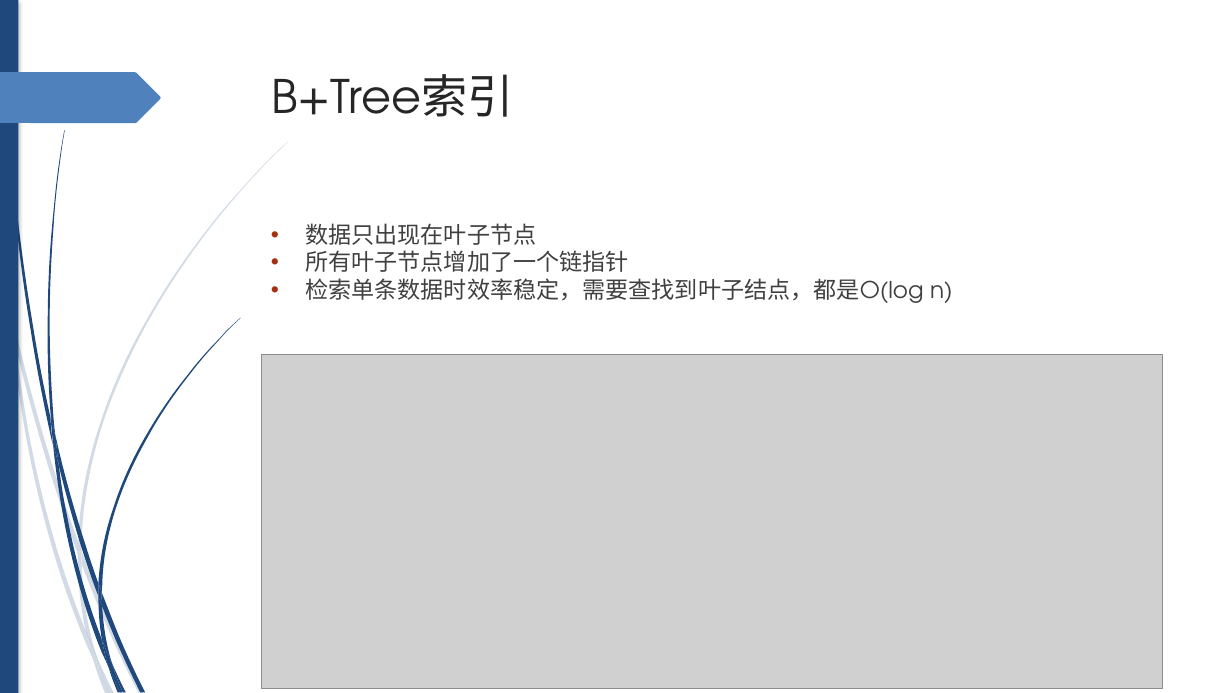
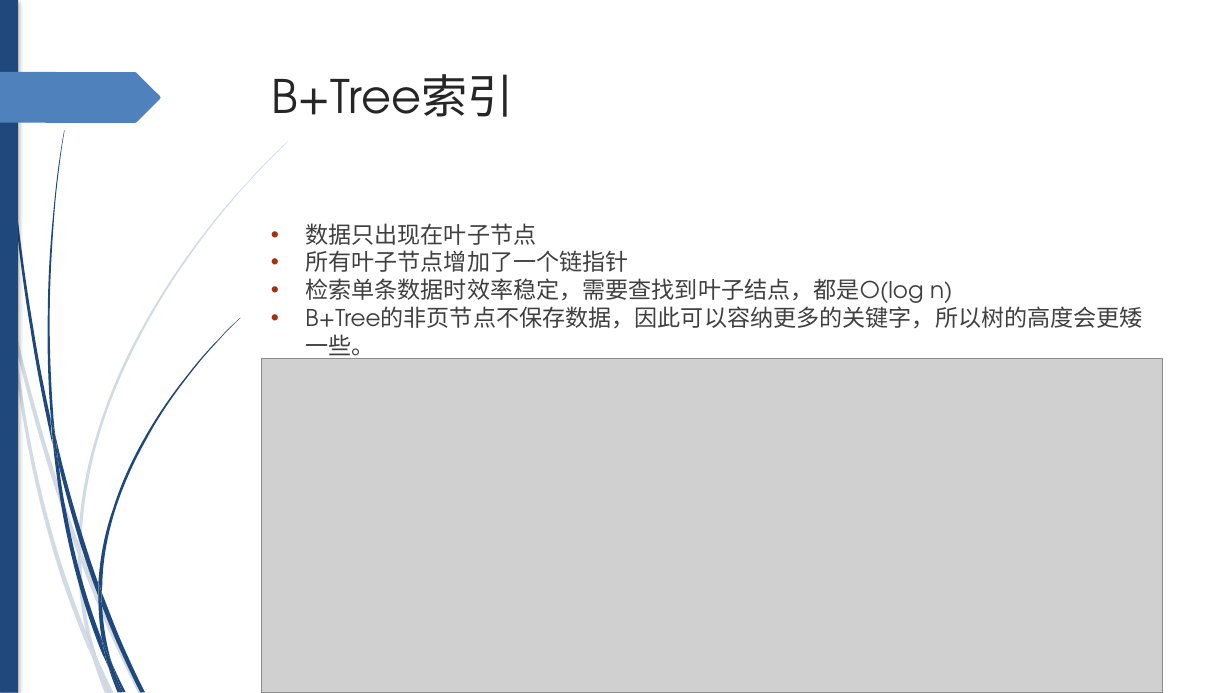
Before and after one commit to xljnc/husky-starter, a slide deck: slide 13 of doc/MongoDB索引.pptx. Drawn at 1232x693 pixels with LibreOffice and Linux fonts; fonts in the diff are those of the drawing; grey boxes stand for pictures. Boxes give left, top, right and bottom in pixels: in the first picture for what was removed or moved away, otherwise in the second. Text is boxed around its words. In the diff, an @@ line names an element or a change of style, - is before the commit and + after.

```diff
--- a/doc/MongoDB索引.pptx
+++ b/doc/MongoDB索引.pptx
@@ text at [305,302,1143,359]: paragraph added @@
+• B+Tree的非页节点不保存数据，因此可以容纳更多的关键字，所以树的高度会更矮一些。
@@ picture: place and size @@
-picture at [262,354,1163,689]
+picture at [262,359,1163,693]
@@ outline redrawn in 15 elements at [10,323,93,660], [78,554,97,657], [3,0,53,445], [55,436,98,596], [102,592,145,692], [53,441,108,666], [47,130,65,436], [98,318,240,592], [98,596,112,665], [98,583,102,606], [102,639,123,692], [79,141,288,550], [13,319,78,554], [81,551,142,693], [108,667,120,692] @@
```
Also in this commit, not shown: 15 other slides changed.
